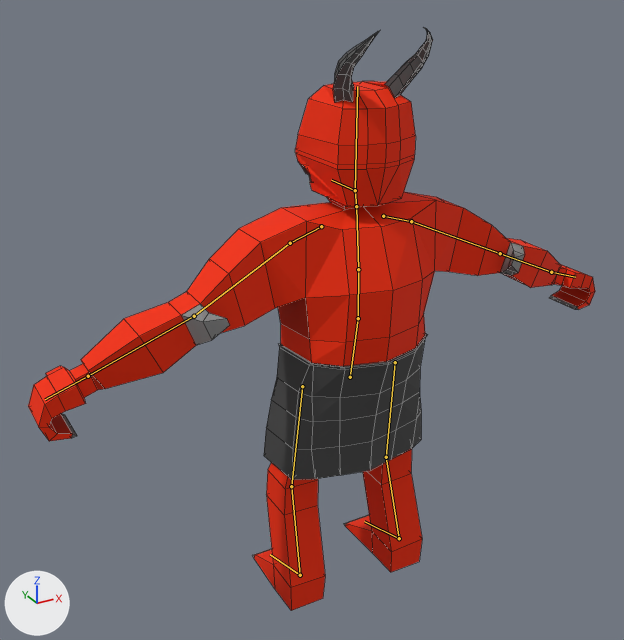
The Blender file Assets/MyCharacterDemonBadAssFlatFace.blend, before and after one commit.
One viewpoint serves both versions: a camera (50 mm lens) standing at (-1.85, -3.0, 2.94) and looking at (-0.09, 0.2, 1.34). Arrows for +X, +Y and +Z are at lower left; the lights stay in place. The bones that bend it are drawn over the model as lines. Mesh edges are drawn as thin lines.

Names of what the first picture shows: 'Demon.002'.
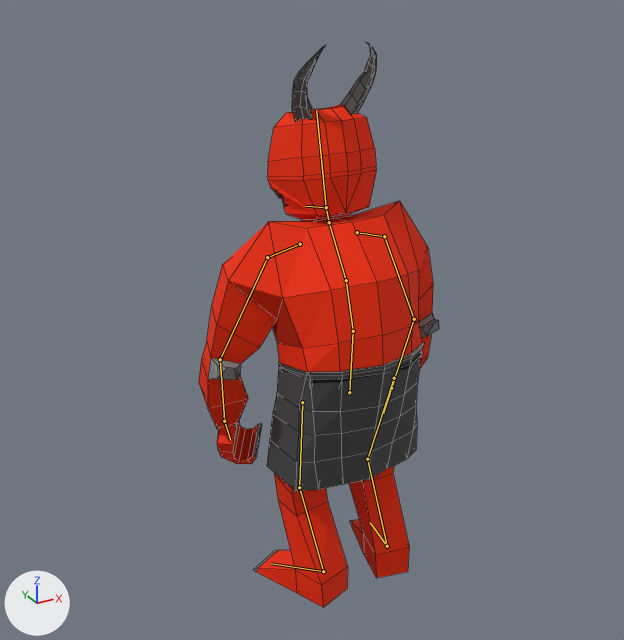
The newer file adds an action. The first version stands in its rest pose; the second is drawn at frame 1 of the action 'Idle'.

What changed in the scene script:
```text
Change bone_pelvis:
    where bone_pelvis = bpy.data.objects['Armature'].pose.bones['Pelvis']
    bone_pelvis.location: (0.0, 0.0, 0.0) -> (0.0, -0.079, -0.014)
    bone_pelvis.rotation_quaternion: (1.0, 0.0, 0.0, 0.0) -> (0.998, 0.064, 0.0, 0.0)  # degrees (0, 0, 0) -> degrees (7, 0, 0)
Change bone_spine1:
    where bone_spine1 = bpy.data.objects['Armature'].pose.bones['Spine1']  # child of 'Pelvis'
    bone_spine1.rotation_quaternion: (1.0, 0.0, 0.0, 0.0) -> (0.997, 0.08, 0.0, 0.0)  # degrees (0, 0, 0) -> degrees (9, 0, 0)
Change bone_spine2:
    where bone_spine2 = bpy.data.objects['Armature'].pose.bones['Spine2']  # child of 'Spine1'
    bone_spine2.rotation_quaternion: (1.0, 0.0, 0.0, 0.0) -> (0.995, 0.098, 0.0, 0.0)  # degrees (0, 0, 0) -> degrees (11, 0, 0)
Change bone_neck:
    where bone_neck = bpy.data.objects['Armature'].pose.bones['Neck']  # child of 'Spine2'
    bone_neck.rotation_quaternion: (1.0, 0.0, 0.0, 0.0) -> (0.991, -0.135, 0.0, 0.0)  # degrees (0, 0, 0) -> degrees (-16, 0, 0)
Change bone_shoulder_l:
    where bone_shoulder_l = bpy.data.objects['Armature'].pose.bones['Shoulder.L']  # child of 'Spine2'
    bone_shoulder_l.rotation_quaternion: (1.0, 0.0, 0.0, 0.0) -> (0.991, 0.11, 0.035, 0.065)  # degrees (0, 0, 0) -> degrees (13, 3, 8)
Change bone_upperarm_l:
    where bone_upperarm_l = bpy.data.objects['Armature'].pose.bones['UpperArm.L']  # child of 'Shoulder.L'
    bone_upperarm_l.rotation_quaternion: (1.0, 0.0, 0.0, 0.0) -> (0.906, 0.195, -0.147, -0.346)  # degrees (0, 0, 0) -> degrees (27, -8, -44)
Change bone_lowerarm_l:
    where bone_lowerarm_l = bpy.data.objects['Armature'].pose.bones['LowerArm.L']  # child of 'UpperArm.L'
    bone_lowerarm_l.rotation_quaternion: (1.0, 0.0, 0.0, 0.0) -> (0.958, 0.069, -0.109, -0.256)  # degrees (0, 0, 0) -> degrees (11, -10, -31)
Change bone_hand_l:
    where bone_hand_l = bpy.data.objects['Armature'].pose.bones['Hand.L']  # child of 'LowerArm.L'
    bone_hand_l.rotation_quaternion: (1.0, 0.0, 0.0, 0.0) -> (0.966, 0.119, 0.206, -0.097)  # degrees (0, 0, 0) -> degrees (12, 25, -9)
Change bone_shoulder_r:
    where bone_shoulder_r = bpy.data.objects['Armature'].pose.bones['Shoulder.R']  # child of 'Spine2'
    bone_shoulder_r.location: (0.0, 0.0, 0.0) -> (0.008, -0.003, 0.016)
    bone_shoulder_r.rotation_quaternion: (1.0, 0.0, 0.0, 0.0) -> (0.997, 0.062, -0.02, -0.034)  # degrees (0, 0, 0) -> degrees (7, -2, -4)
Change bone_upperarm_r:
    where bone_upperarm_r = bpy.data.objects['Armature'].pose.bones['UpperArm.R']  # child of 'Shoulder.R'
    bone_upperarm_r.rotation_quaternion: (1.0, 0.0, 0.0, 0.0) -> (0.89, 0.217, 0.147, 0.372)  # degrees (0, 0, 0) -> degrees (30, 6, 47)
Change bone_lowerarm_r:
    where bone_lowerarm_r = bpy.data.objects['Armature'].pose.bones['LowerArm.R']  # child of 'UpperArm.R'
    bone_lowerarm_r.rotation_quaternion: (1.0, 0.0, 0.0, 0.0) -> (0.979, 0.001, 0.059, 0.197)  # degrees (0, 0, 0) -> degrees (2, 7, 23)
Change bone_hand_r:
    where bone_hand_r = bpy.data.objects['Armature'].pose.bones['Hand.R']  # child of 'LowerArm.R'
    bone_hand_r.rotation_quaternion: (1.0, 0.0, 0.0, 0.0) -> (0.982, 0.085, -0.166, 0.038)  # degrees (0, 0, 0) -> degrees (9, -19, 3)
Change bone_iktarget_l:
    where bone_iktarget_l = bpy.data.objects['Armature'].pose.bones['IKTarget.L']
    bone_iktarget_l.location: (0.0, 0.0, 0.0) -> (-0.144, -0.02, -0.052)
    bone_iktarget_l.rotation_quaternion: (1.0, 0.0, 0.0, 0.0) -> (0.973, -0.009, 0.08, 0.215)  # degrees (0, 0, 0) -> degrees (1, 9, 25)
Change bone_iktarget_r:
    where bone_iktarget_r = bpy.data.objects['Armature'].pose.bones['IKTarget.R']
    bone_iktarget_r.location: (0.0, 0.0, 0.0) -> (0.078, 0.008, -0.01)
    bone_iktarget_r.rotation_quaternion: (1.0, 0.0, 0.0, 0.0) -> (0.989, -0.011, -0.04, -0.144)  # degrees (0, 0, 0) -> degrees (-1, -5, -17)
```

Boxes [x1, y1, x2, y2] around the edits, measured in the pictures (624 x 640 px):
'Demon.002', posed (58% narrower): before [28, 28, 595, 611]; after [199, 43, 439, 608]
bone 'Pelvis', root to tip: before (350, 377) to (358, 318); after (349, 392) to (353, 331)
bone 'Spine1', root to tip: before (358, 318) to (358, 269); after (353, 331) to (346, 280)
bone 'Spine2', root to tip: before (358, 269) to (356, 206); after (346, 280) to (329, 222)
bone 'Neck', root to tip: before (356, 206) to (355, 190); after (329, 222) to (326, 207)
bone 'Shoulder.L', root to tip: before (321, 226) to (290, 243); after (300, 244) to (267, 257)
bone 'UpperArm.L', root to tip: before (290, 243) to (194, 316); after (267, 257) to (220, 359)
bone 'LowerArm.L', root to tip: before (194, 316) to (88, 376); after (220, 359) to (224, 421)
bone 'Hand.L', root to tip: before (88, 376) to (45, 399); after (224, 421) to (230, 440)
bone 'Shoulder.R', root to tip: before (383, 216) to (411, 221); after (357, 232) to (384, 236)
bone 'UpperArm.R', root to tip: before (411, 221) to (500, 253); after (384, 236) to (414, 319)
bone 'LowerArm.R', root to tip: before (500, 253) to (551, 272); after (414, 319) to (391, 388)
bone 'Hand.R', root to tip: before (551, 272) to (575, 277); after (391, 388) to (383, 413)
